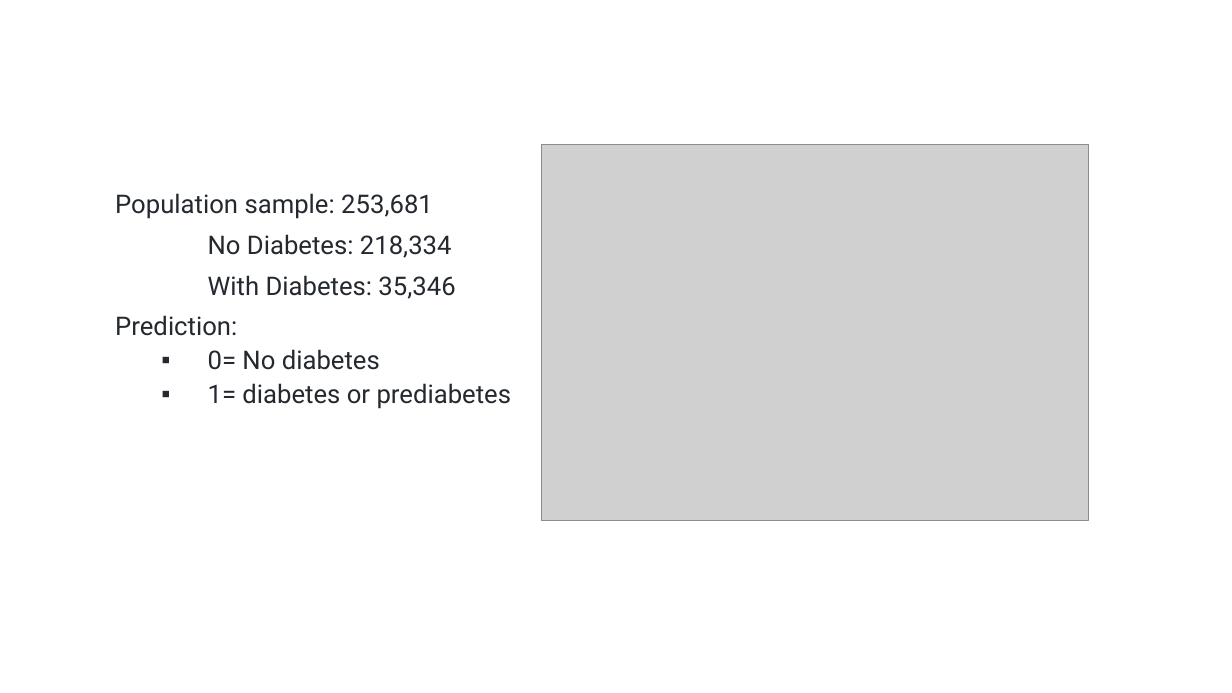
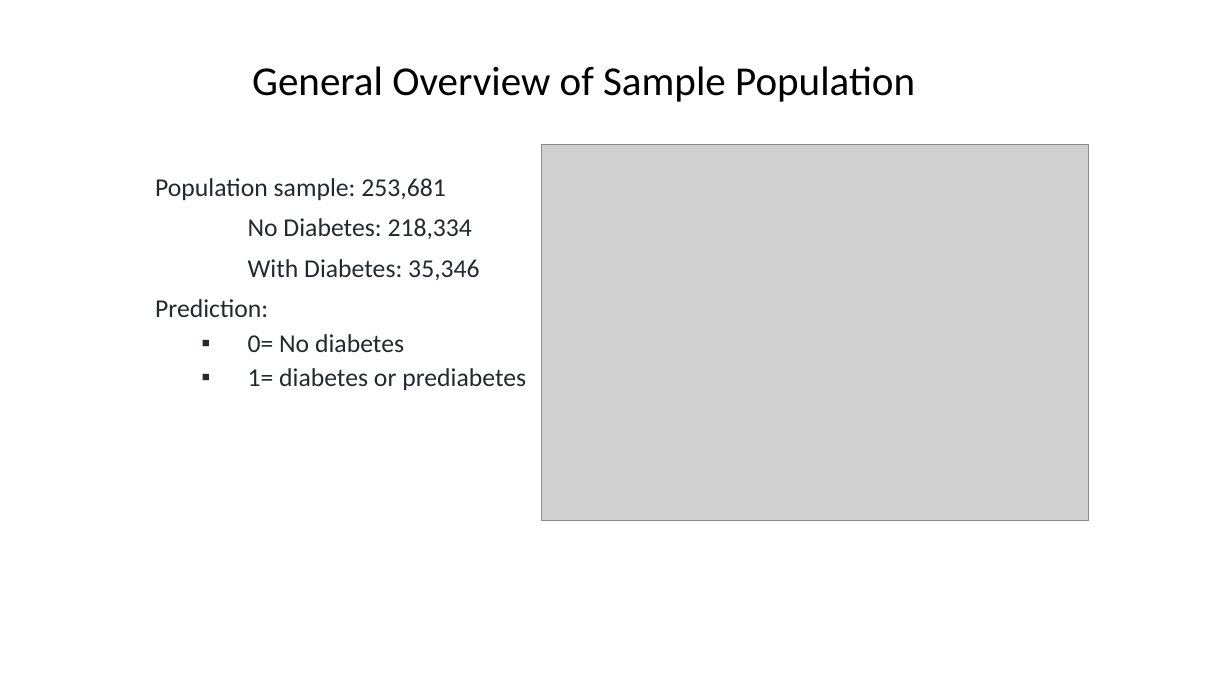
Before and after one commit to Isabel-gt/Final_Project, a slide deck: slide 8 of Diabetes_Predictions.pptx (slide 9 before the commit). Drawn at 1232x693 pixels with LibreOffice and Linux fonts; fonts in the diff are those of the drawing; grey boxes stand for pictures; background and template pictures are left out. Boxes give left, top, right and bottom in pixels: in the first picture for what was removed or moved away, otherwise in the second. Text is boxed around its words. In the diff, an @@ line names an element or a change of style, - is before the commit and + after.

```diff
--- a/Diabetes_Predictions.pptx
+++ b/Diabetes_Predictions.pptx
@@ text added at bbox=[252, 66, 915, 102], 32 pt, text #000000 @@
+General Overview of Sample Population
@@ subtitle "Population sample: 253,681": place and size @@
-subtitle "Population sample: 253,681" at bbox=[115, 193, 512, 409]
+subtitle "Population sample: 253,681" at bbox=[155, 178, 526, 390]
@@ subtitle "Population sample: 253,681" at bbox=[155, 178, 526, 390]: font Roboto to Calibri @@
```
Also in this commit, not shown: 24 other slides changed, 1 slide added, 1 slide removed.
